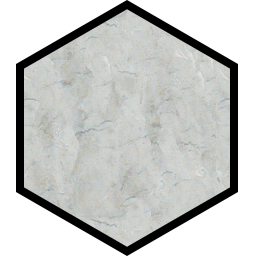
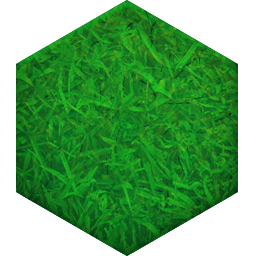
Revision of a layered 256×256 image; what changed, layer by layer:
added group "Group 2" with 6 layers above "Polygon 1" over [16, 0, 238, 256]
added layer "grass_texture237_ copy 2" (multiply, 18%) in group "Group 2" over [16, 0, 238, 256]
added layer "grass_texture237_ copy" (overlay, 46%) in group "Group 2" over [16, 0, 238, 256]
added layer "Vector Smart Object" (2nd of 2, in "Group 2") in group "Group 2" over [16, 0, 238, 256]
hid "Polygon 1" over [16, 0, 238, 256]
